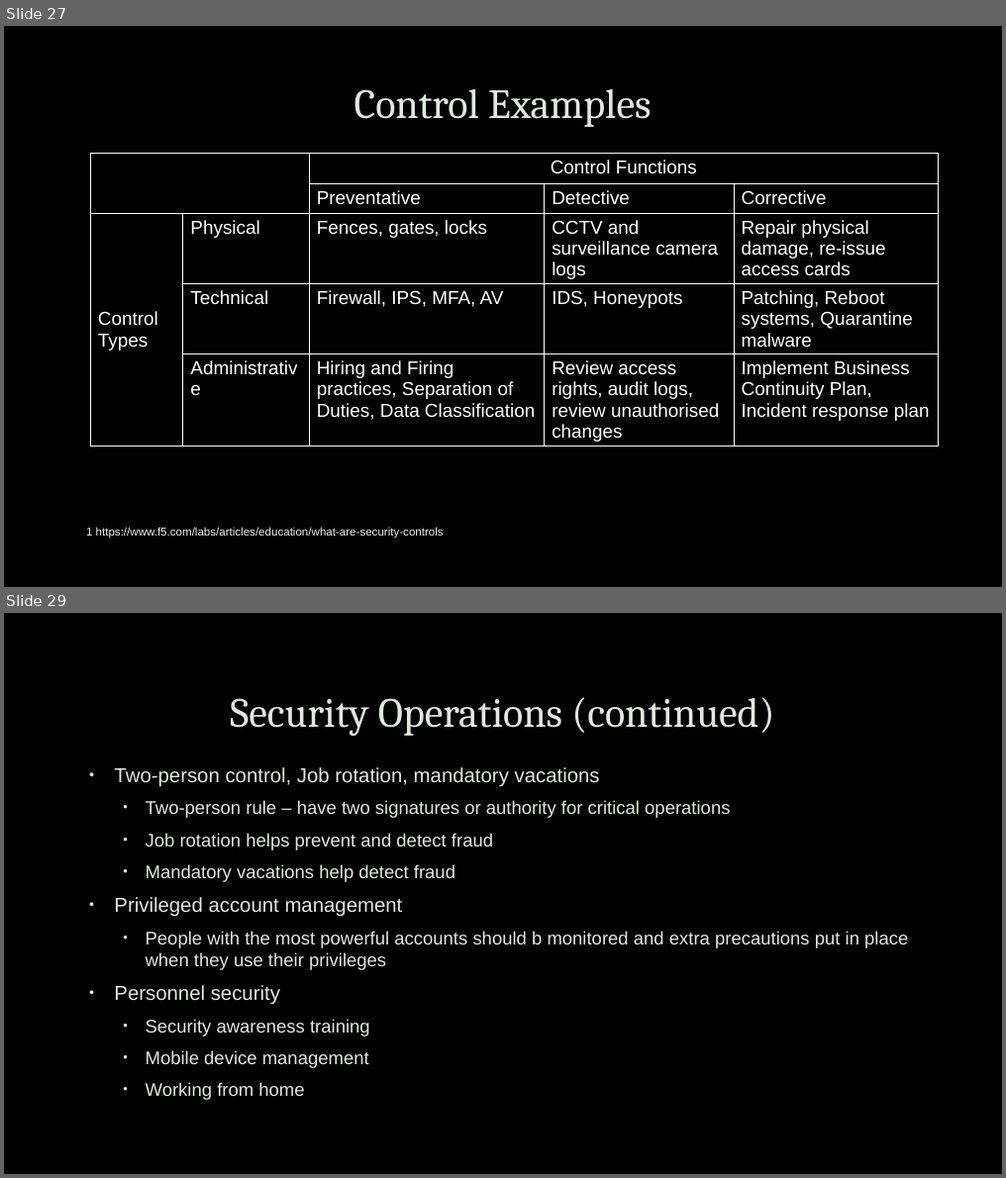
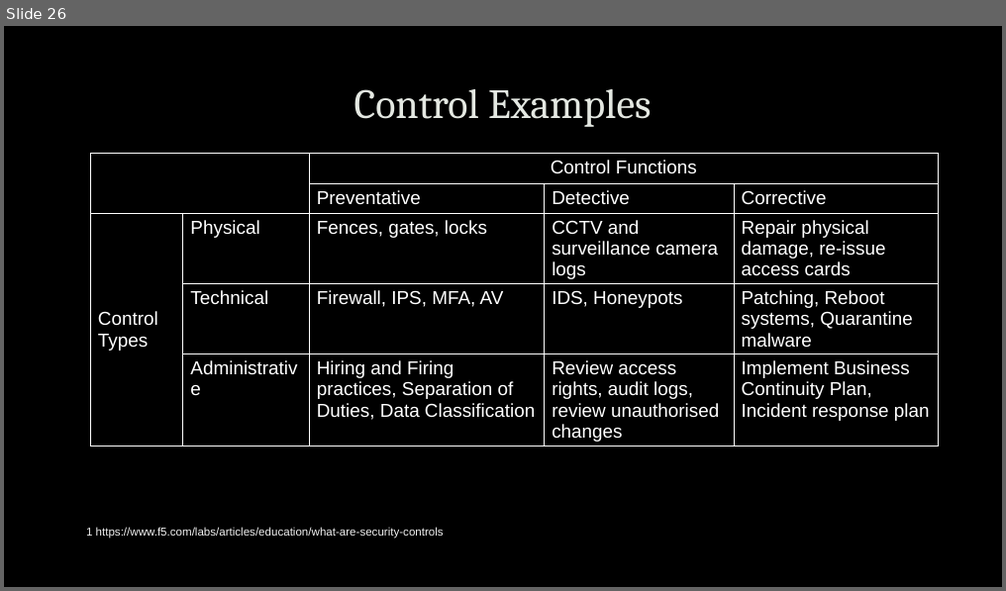
Before and after one commit to uwacsp/cits1003, a slide deck: Lectures/CITS1003-7 Security Management.pptx. Shown one above the other, each under a label of ours: slides 27 and 29 before the commit, slide 26 after it; the slides between them are not shown. The pictures are 1006x1178 and 1006x591 pixels, drawn with LibreOffice and Linux fonts; fonts in the diff are those of the drawing; background and template pictures are left out. Boxes give left, top, right and bottom in pixels: in the first picture for what was removed or moved away, otherwise in the second. Text is boxed around its words. In the diff, an @@ line names an element or a change of style, - is before the commit and + after.

```diff
--- a/Lectures/CITS1003-7 Security Management.pptx
+++ b/Lectures/CITS1003-7 Security Management.pptx
@@ slide 29 removed at <box>4,613,1002,1174</box>, background picture (left out) @@
@@ title removed at <box>230,697,774,736</box> @@
-Security Operations (continued)
@@ text removed at <box>114,767,908,1100</box> @@
-• Two-person control, Job rotation, mandatory vacations
-  • Two-person rule – have two signatures or authority for critical operations
-  • Job rotation helps prevent and detect fraud
-  • Mandatory vacations help detect fraud
-• Privileged account management
-  • People with the most powerful accounts should b monitored and extra precautions put in place when they use their privileges
-• Personnel security
-  • Security awareness training
-  • Mobile device management
-  • Working from home
@@ what was slide 27 is now slide 26 @@
```
Also in this commit, not shown: 10 slides changed, 1 other slide removed.
